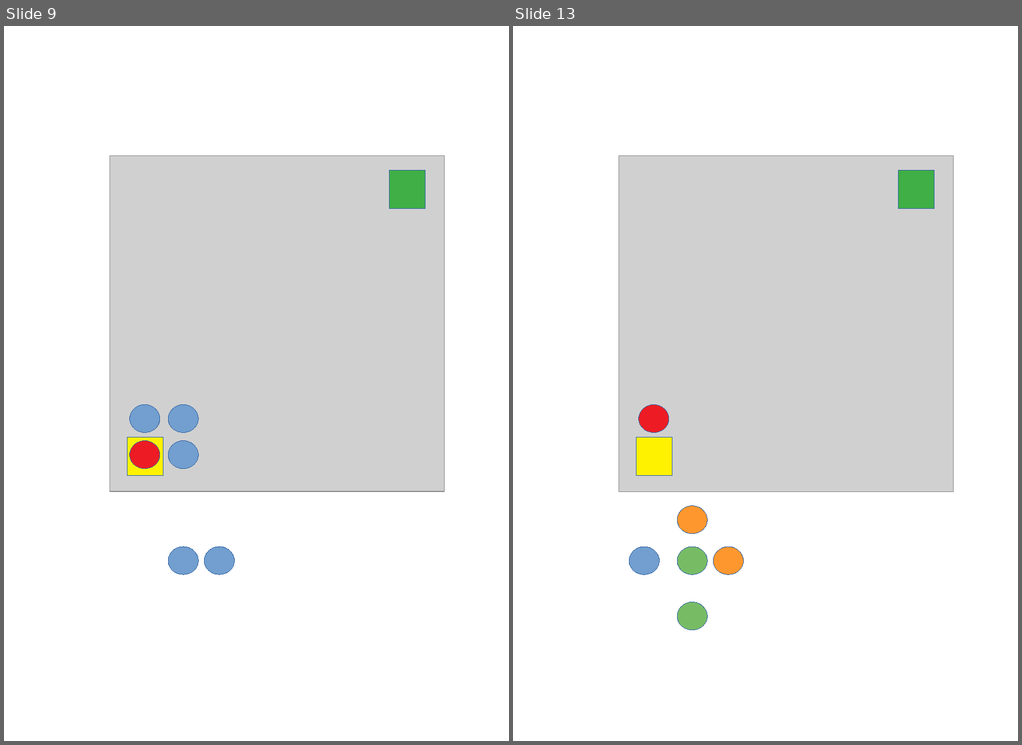
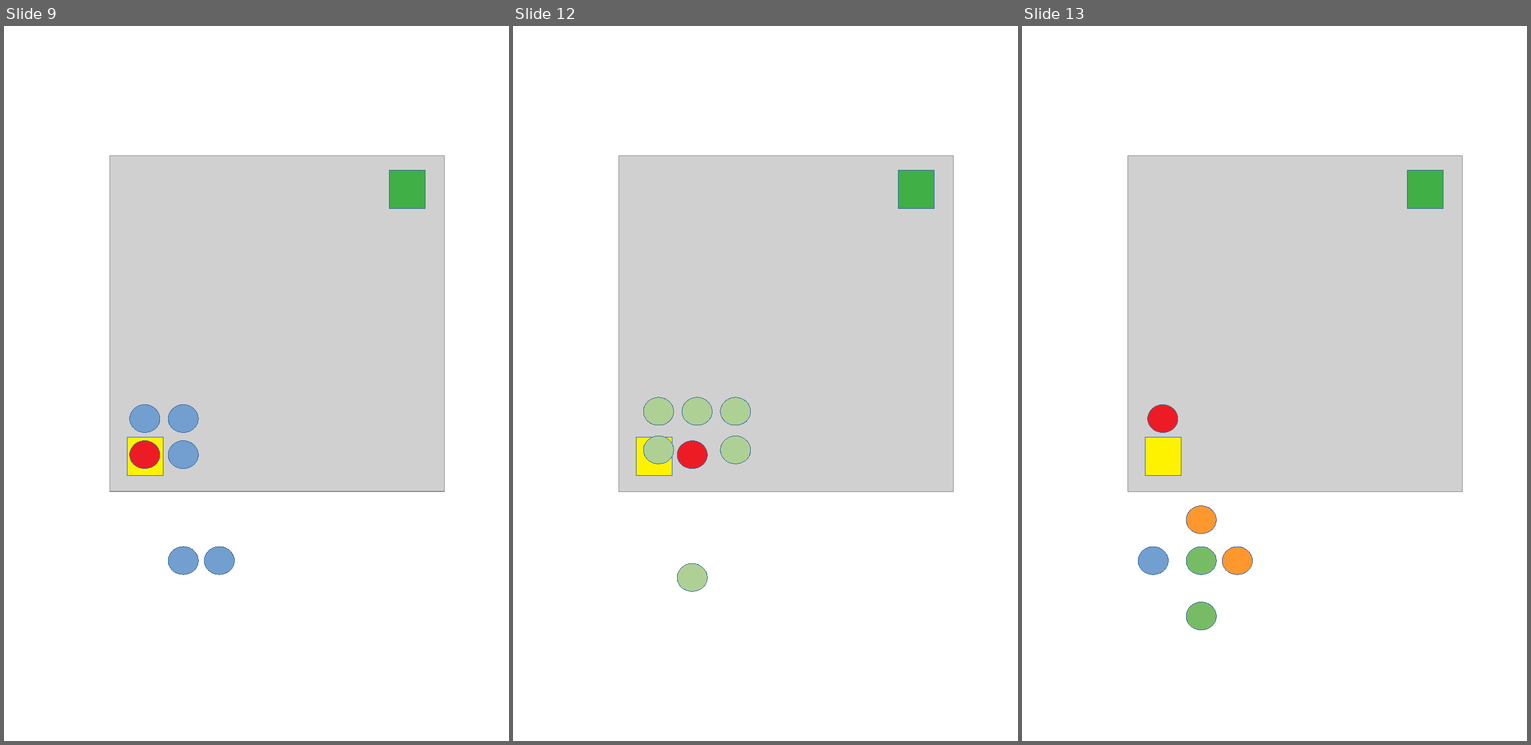
Before and after one commit to fabhrius/La-Cosa, a slide deck: capitulos/9 - Redundancia/cap3 - Redundancia.odp. Shown side by side, each under a label of ours: slides 9 and 13 before the commit, slides 9, 12 and 13 after it; the slides between them are not shown. The pictures are 1022x745 and 1531x745 pixels, drawn with LibreOffice and Linux fonts; fonts in the diff are those of the drawing; grey boxes stand for pictures. Boxes give left, top, right and bottom in pixels: in the first picture for what was removed or moved away, otherwise in the second. Text is boxed around its words. In the diff, an @@ line names an element or a change of style, - is before the commit and + after.

```diff
--- a/capitulos/9 - Redundancia/cap3 - Redundancia.odp
+++ b/capitulos/9 - Redundancia/cap3 - Redundancia.odp
@@ slide 12 added at <box>513,26,1018,741</box>, background #FFFFFF @@
@@ picture added at <box>619,155,953,491</box> @@
@@ rectangle added at <box>899,170,935,209</box>, fill #3FAF46, outline #3465A4 0 pt @@
@@ ellipse added at <box>643,397,674,425</box>, fill #AFD095, outline #3465A4 0 pt @@
@@ ellipse added at <box>682,397,712,425</box>, fill #AFD095, outline #3465A4 0 pt @@
@@ ellipse added at <box>721,397,751,425</box>, fill #AFD095, outline #3465A4 0 pt @@
@@ rectangle added at <box>637,437,673,475</box>, fill #FFF200, outline #3465A4 0 pt @@
@@ ellipse added at <box>643,435,674,463</box>, fill #AFD095, outline #3465A4 0 pt @@
@@ ellipse added at <box>677,440,707,469</box>, fill #ED1C24, outline #3465A4 0 pt @@
@@ ellipse added at <box>721,435,751,463</box>, fill #AFD095, outline #3465A4 0 pt @@
@@ ellipse added at <box>677,563,707,591</box>, fill #AFD095, outline #3465A4 0 pt @@
```
Also in this commit, not shown: 1 slide changed, 2 other slides added, 2 slides removed, 1 other file.
